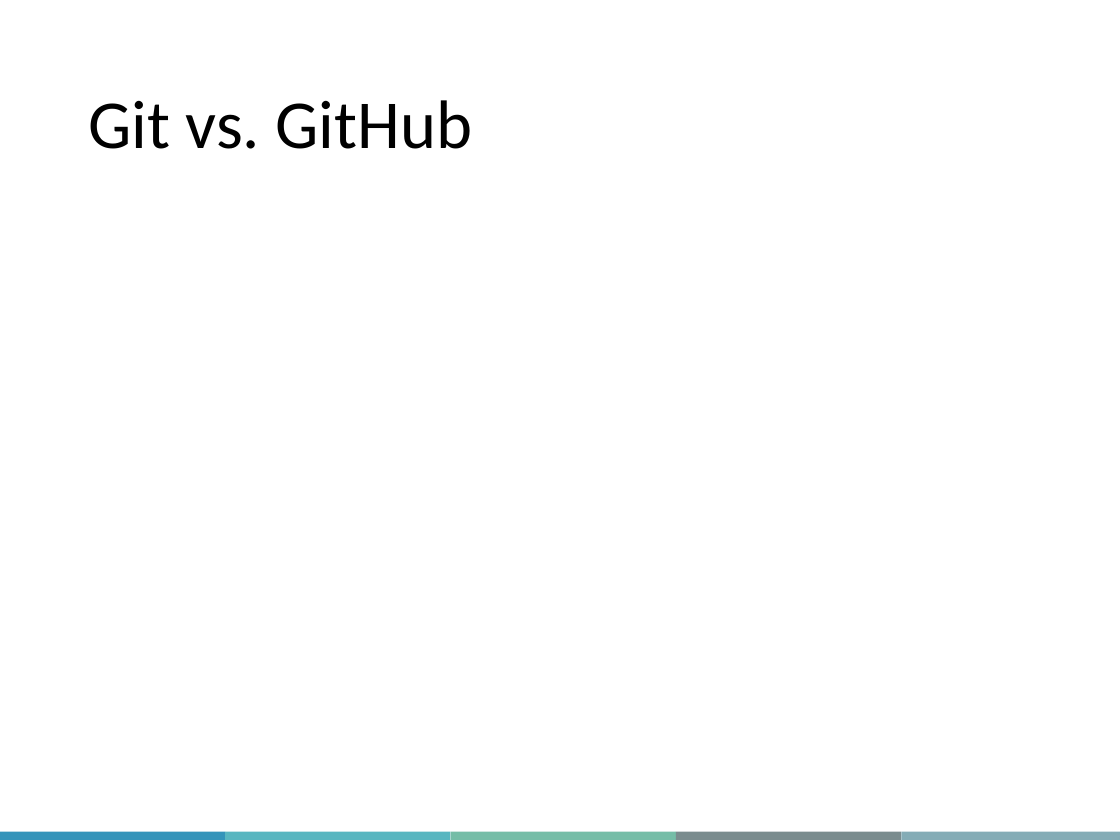
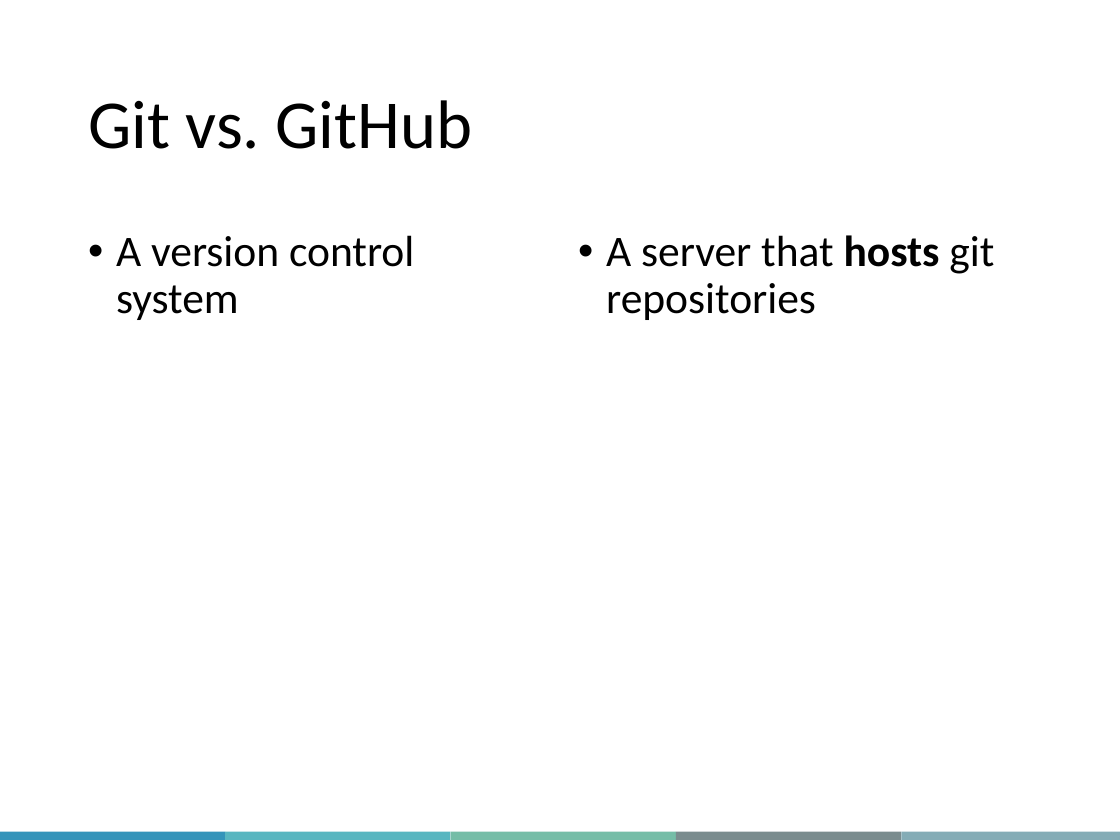
Before and after one commit to aosakwe/MiCM_IntroToGitHub, a slide deck: slide 7 of Slides/MiCM_GitHub_Workshop.pptx. Drawn at 1120x840 pixels with LibreOffice and Linux fonts; fonts in the diff are those of the drawing; background and template pictures are left out. Boxes give left, top, right and bottom in pixels: in the first picture for what was removed or moved away, otherwise in the second. Text is boxed around its words. In the diff, an @@ line names an element or a change of style, - is before the commit and + after.

```diff
--- a/Slides/MiCM_GitHub_Workshop.pptx
+++ b/Slides/MiCM_GitHub_Workshop.pptx
@@ text added at box(116, 235, 414, 320), 28 pt, text #000000 @@
+• A version control system
@@ text added at box(606, 235, 994, 320), 28 pt, text #000000 @@
+• A server that hosts git repositories
```
Also in this commit, not shown: 2 other slides changed, 6 slides added, 2 slides removed, 2 other files.
